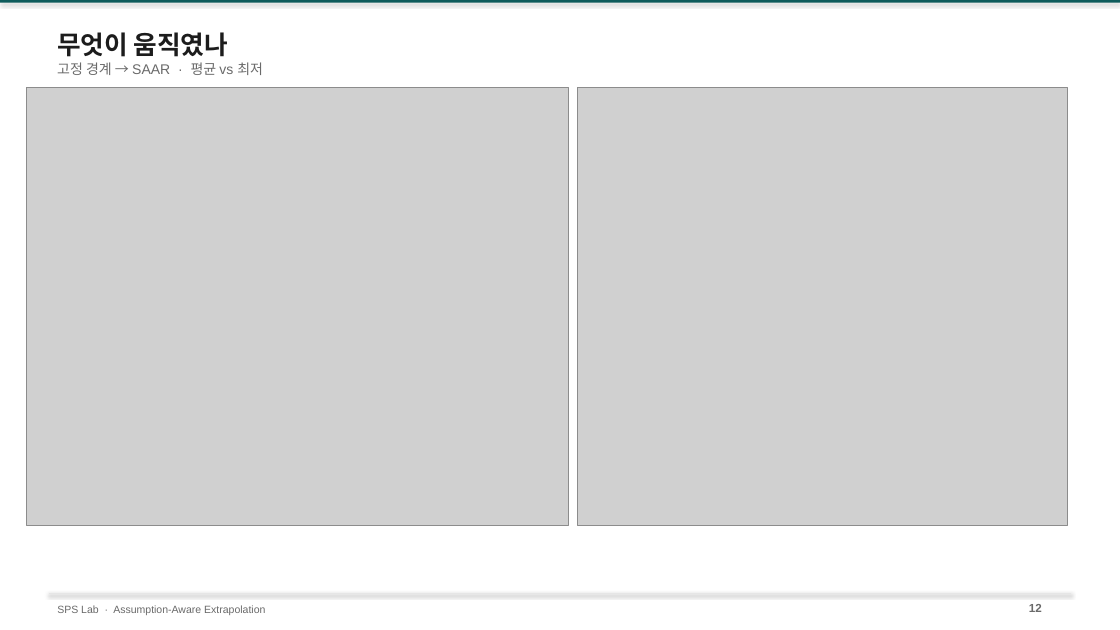
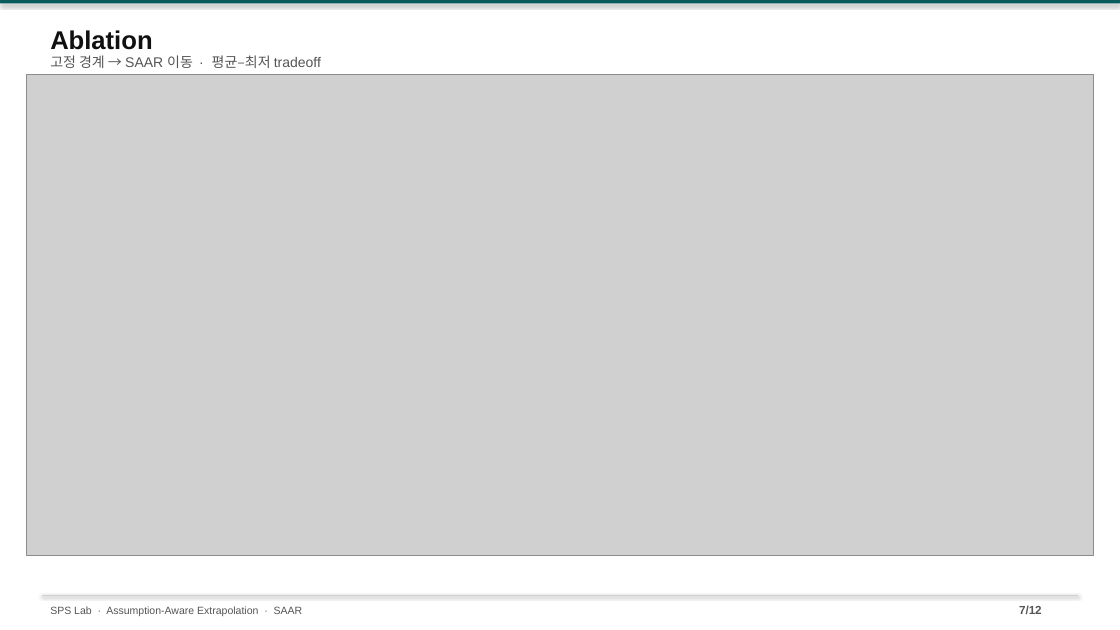
Before and after one commit to amumujs-create/pp_pae_total, a slide deck: slide 7 of output/PP_Research_Detailed_v2.pptx (slide 12 before the commit). Drawn at 1120x630 pixels with LibreOffice and Linux fonts; fonts in the diff are those of the drawing; grey boxes stand for pictures. Boxes give left, top, right and bottom in pixels: in the first picture for what was removed or moved away, otherwise in the second. Text is boxed around its words. In the diff, an @@ line names an element or a change of style, - is before the commit and + after.

```diff
--- a/output/PP_Research_Detailed_v2.pptx
+++ b/output/PP_Research_Detailed_v2.pptx
@@ rectangle at (0, 0, 1120, 3): fill #0F5C5C to #0A5C5C @@
@@ text at (50, 55, 321, 68): text changed; text colour #6A6A6A to #555555 @@
-고정 경계 → SAAR · 평균 vs 최저
+고정 경계 → SAAR 이동 · 평균–최저 tradeoff
@@ text at (50, 30, 152, 50): text changed; text colour #1C1C1C to #111111 @@
-무엇이 움직였나
+Ablation
@@ picture: place and size @@
-picture at (26, 87, 569, 525)
+picture at (26, 75, 1094, 556)
@@ picture removed at (578, 87, 1068, 525) @@
@@ line moved from (49, 593) - (1071, 593) to (42, 595) - (1078, 595) @@
@@ line (42, 595) - (1078, 595): stroke #E6E6E6 0.75 pt to #D0D0D0 0.75 pt @@
@@ text at (50, 606, 303, 616): text changed; text colour #6A6A6A to #555555 @@
-SPS Lab · Assumption-Aware Extrapolation
+SPS Lab · Assumption-Aware Extrapolation · SAAR
@@ text at (1019, 605, 1042, 614): text changed; text colour #6A6A6A to #555555 @@
-12
+7/12
```
Also in this commit, not shown: 5 other slides changed, 6 slides added, 21 slides removed, 14 other files.
